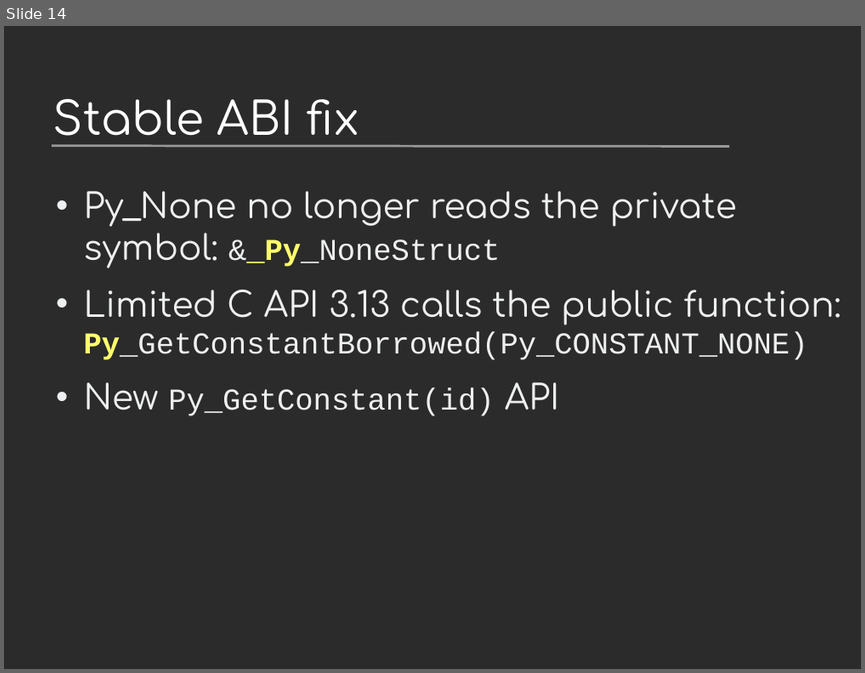
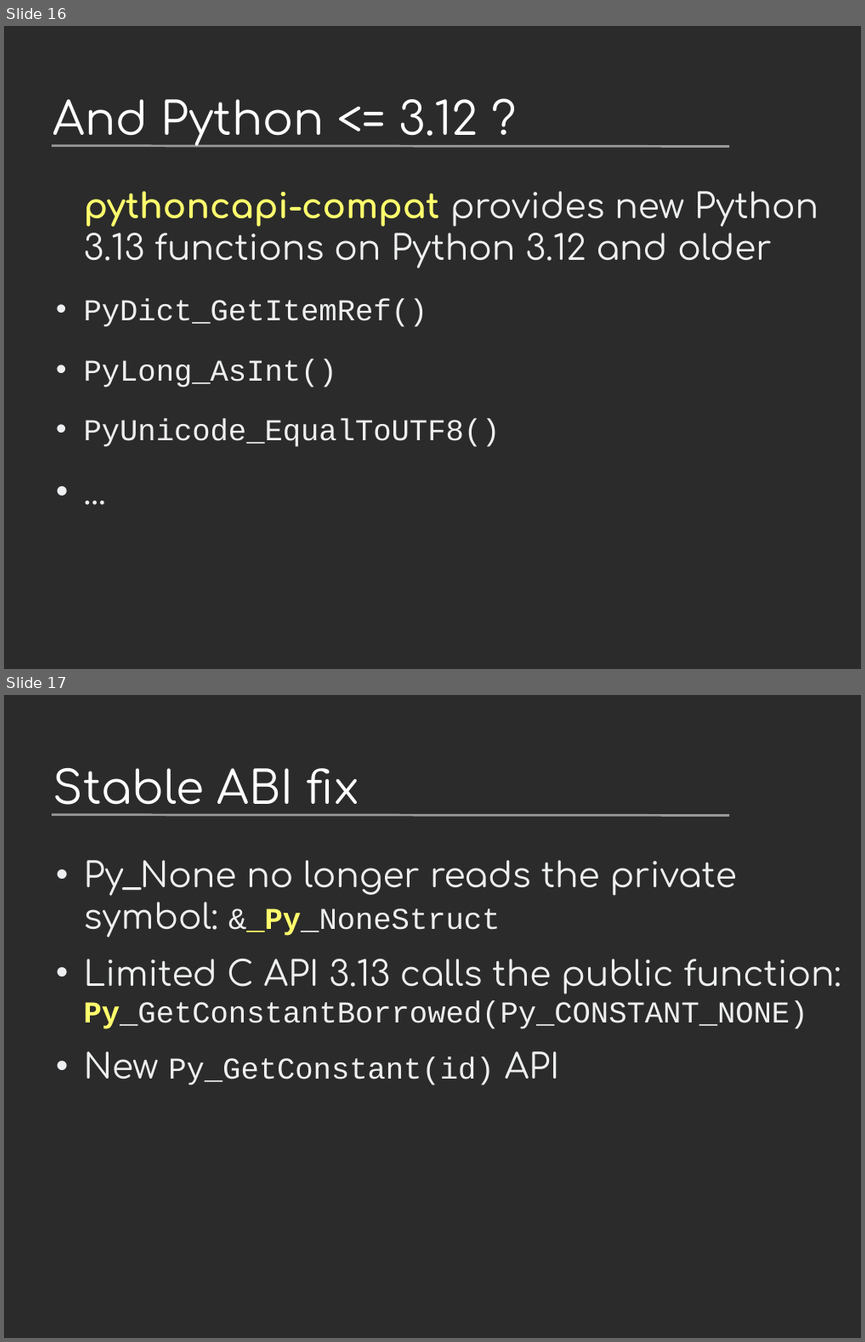
Before and after one commit to vstinner/talks, a slide deck: 2024-PyconUS-LangSummit/c-api.odp. Shown one above the other, each under a label of ours: slide 14 before the commit, slides 16 and 17 after it. The pictures are 865x673 and 865x1342 pixels, drawn with LibreOffice and Linux fonts; fonts in the diff are those of the drawing; background and template pictures are left out; a plain dark background stands for a picture behind light text. Boxes give left, top, right and bottom in pixels: in the first picture for what was removed or moved away, otherwise in the second. Text is boxed around its words. In the diff, an @@ line names an element or a change of style, - is before the commit and + after.

```diff
--- a/2024-PyconUS-LangSummit/c-api.odp
+++ b/2024-PyconUS-LangSummit/c-api.odp
@@ slide 16 added at box(4, 26, 861, 669), background picture (left out); not listed: 1 template element that a slide beside it also shows @@
@@ title added at box(53, 99, 478, 146), 42 pt, text #FFFFFF @@
+And Python <= 3.12 ?
@@ text added at box(84, 191, 818, 447), 32 pt, text #EEEFF0 @@
+pythoncapi-compat provides new Python 3.13 functions on Python 3.12 and older
+• PyDict_GetItemRef()
+• PyLong_AsInt()
+• PyUnicode_EqualToUTF8()
+• ...
@@ what was slide 14 is now slide 17 @@
```
Also in this commit, not shown: 12 slides changed, 3 other slides added, 1 other file.
